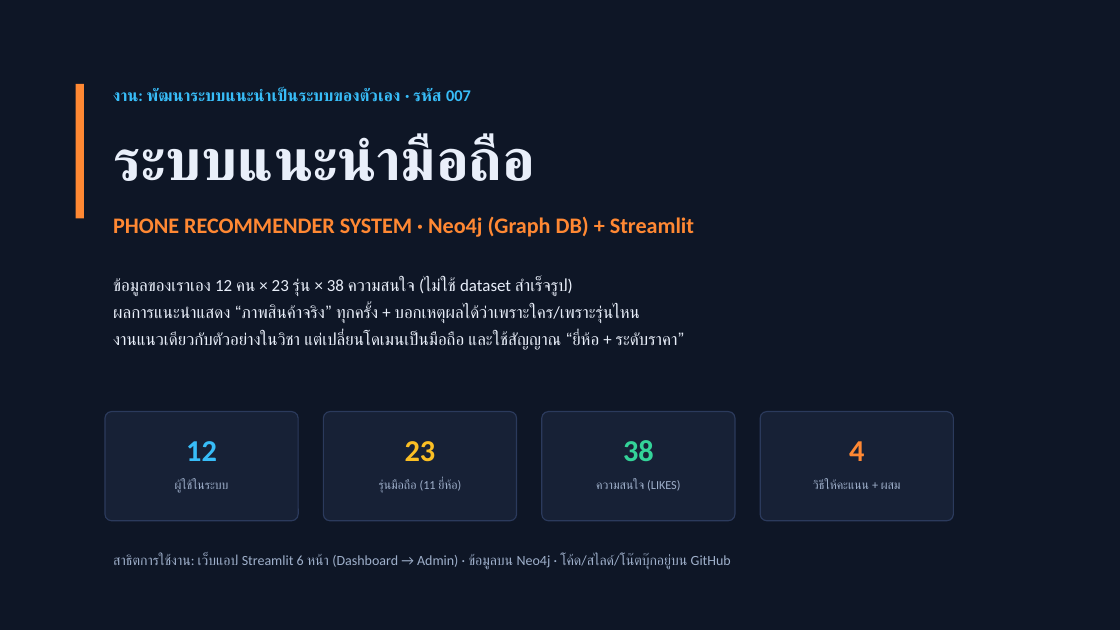
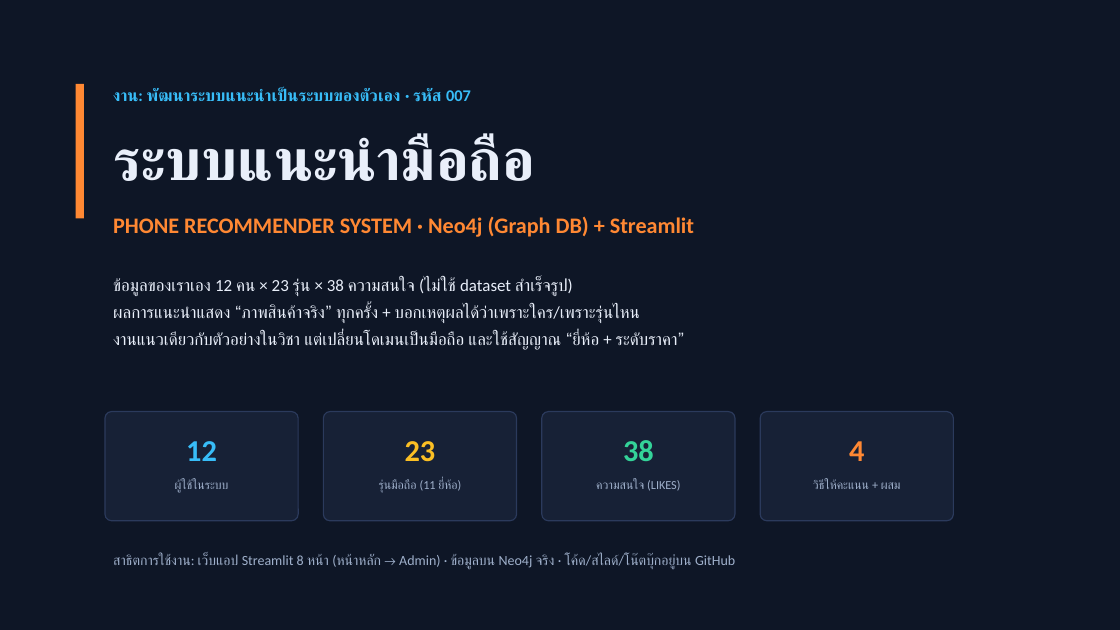
Before and after one commit to Nasak16/phone-recommender, a slide deck: slide 1 of slides/นำเสนอระบบแนะนำมือถือ_007.pptx. Drawn at 1120x630 pixels with LibreOffice and Linux fonts; fonts in the diff are those of the drawing. Boxes give left, top, right and bottom in pixels: in the first picture for what was removed or moved away, otherwise in the second. Text is boxed around its words. In the diff, an @@ line names an element or a change of style, - is before the commit and + after.

```diff
--- a/slides/นำเสนอระบบแนะนำมือถือ_007.pptx
+++ b/slides/นำเสนอระบบแนะนำมือถือ_007.pptx
@@ text at box(113, 553, 735, 569): text changed @@
-สาธิตการใช้งาน: เว็บแอป Streamlit 6 หน้า (Dashboard → Admin) · ข้อมูลบน Neo4j · โค้ด/สไลด์/โน๊ตบุ๊กอยู่บน GitHub
+สาธิตการใช้งาน: เว็บแอป Streamlit 8 หน้า (หน้าหลัก → Admin) · ข้อมูลบน Neo4j จริง · โค้ด/สไลด์/โน๊ตบุ๊กอยู่บน GitHub
```
Also in this commit, not shown: 1 other slide changed, 27 other files.
